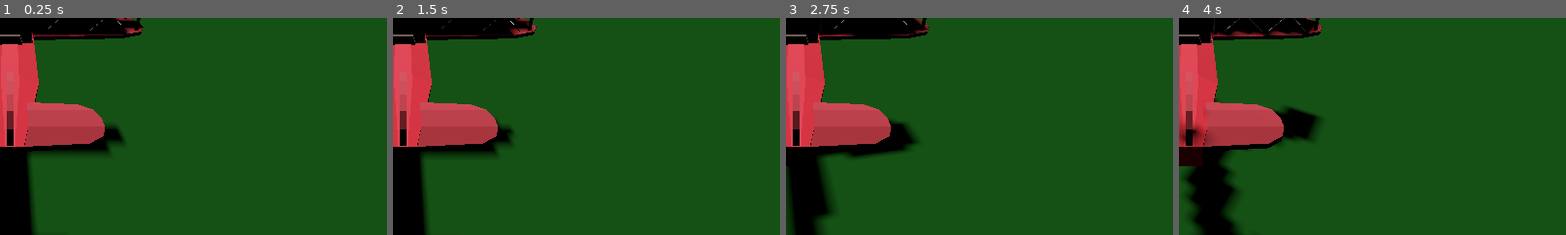
Above: before the commit, frames 1-4 (left to right).
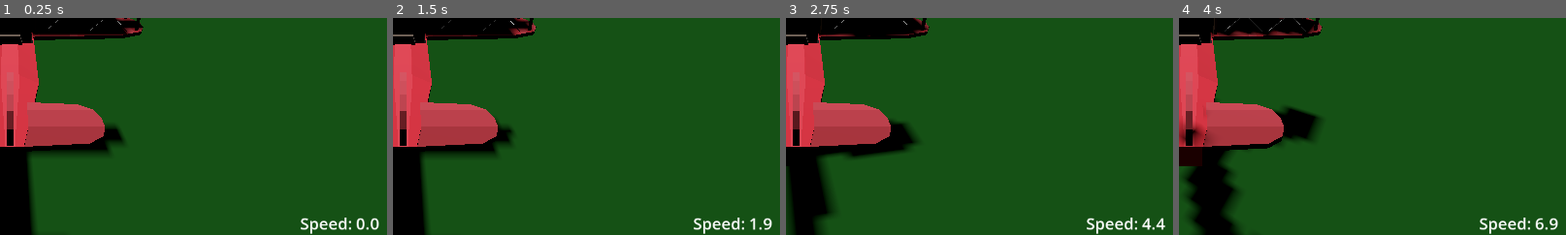
Above: after the commit, the same moments.

Repository: EZ-Tutorial/PlanEZ
Game: Godot game, scene res://Scenes/main.tscn
Same seed, same stepped clock (60 frames per second), same inputs: the game is played once before the commit and once after it.
Inputs (mouse positions are % of the whole screen's width and height, from its top left):
- Up to frame 1 (0.25 s): no input
- Up to frame 2 (1.5 s): tap Enter at 0.5 s; move the mouse to (55, 50) at 0.52 s; hold Q 0.53-1.28 s; hold W from 0.53 s (still down); move the mouse to (45, 50) at 1.27 s; tap Q at 1.35 s
- Up to frame 3 (2.75 s): keep holding W; move the mouse to (52, 48) at 2.02 s; hold Q from 2.03 s (still down)
- Up to frame 4 (4 s): keep holding W; move the mouse to (49, 52) at 2.77 s; release Q at 2.78 s; tap Q at 2.85 s; move the mouse to (57, 51) at 3.52 s; hold Q from 3.53 s (still down)
The pictures show only the part of the screen within x 49-99%, y 50-100%; the shares and areas given below are measured in that part.

The runs differ from the first frame. In frame 1, 0.6% of the frame differs, in the area x 77-98%, y 91-100%; in frame 2, 0.5%; in frame 3, 0.6%; in frame 4, 0.6%.

Commit message:
ajout d'un overlay pour la vitesse

Diff:
--- a/Planes/plane.gd
+++ b/Planes/plane.gd
@@ -24,6 +24,9 @@
 
 # ------gravity------
 @export var gravity : float = 198.0
+
+# ------UI------
+@onready var speed_label: Label = $SpeedOverlay/SpeedPanel/SpeedLabel
 
 func _ready() -> void:
 	Input.mouse_mode = Input.MOUSE_MODE_CAPTURED
@@ -57,6 +60,9 @@
 		# Pas de touche = on s'arrête doucement
 		current_speed = move_toward(current_speed, 0, deceleration * delta)
 	current_speed = clamp(current_speed, 0, max_speed)
+
+	if speed_label:
+		speed_label.text = "Speed: %.1f" % current_speed
 
 	#velocity update
 	# velocity = -transform.basis.z * current_speed
--- a/Planes/plane.tscn
+++ b/Planes/plane.tscn
@@ -1466,3 +1466,32 @@
 [node name="CollisionShape3D2" type="CollisionShape3D" parent="." unique_id=1050224033]
 transform = Transform3D(1.0557716e-08, -1, 8.612861e-08, -0.9703929, 1.0557721e-08, 0.24153242, -0.24153242, -8.612861e-08, -0.9703929, 0.012512207, 0.6878476, -0.14883733)
 shape = SubResource("CapsuleShape3D_wpehv")
+
+[node name="SpeedOverlay" type="CanvasLayer" parent="." unique_id=1597158028]
+
+[node name="SpeedPanel" type="Control" parent="SpeedOverlay" unique_id=616954876]
+layout_mode = 3
+anchors_preset = 3
+anchor_left = 1.0
+anchor_top = 1.0
+anchor_right = 1.0
+anchor_bottom = 1.0
+offset_left = -67.0
+offset_top = -40.0
+offset_right = -27.0
+grow_horizontal = 0
+grow_vertical = 0
+
+[node name="SpeedLabel" type="Label" parent="SpeedOverlay/SpeedPanel" unique_id=182889420]
+layout_mode = 1
+anchors_preset = -1
+anchor_left = -1.4840001
+anchor_top = 0.064
+anchor_right = -1.4840001
+anchor_bottom = 0.064
+offset_left = -18.639996
+offset_top = 3.4399998
+offset_right = 126.36
+offset_bottom = 37.44
+theme_override_font_sizes/font_size = 24
+text = "Speed: 100.0"
